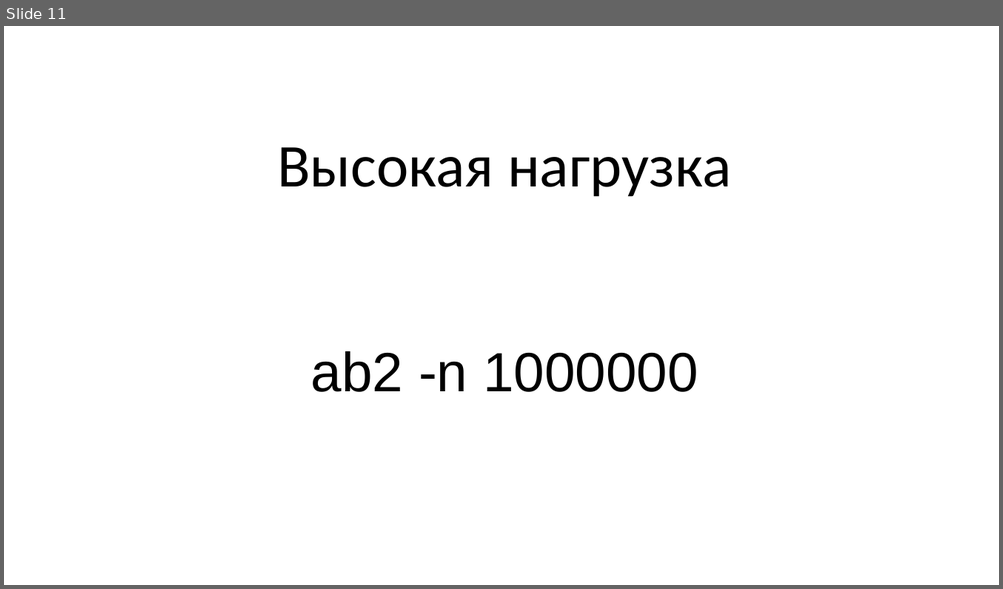
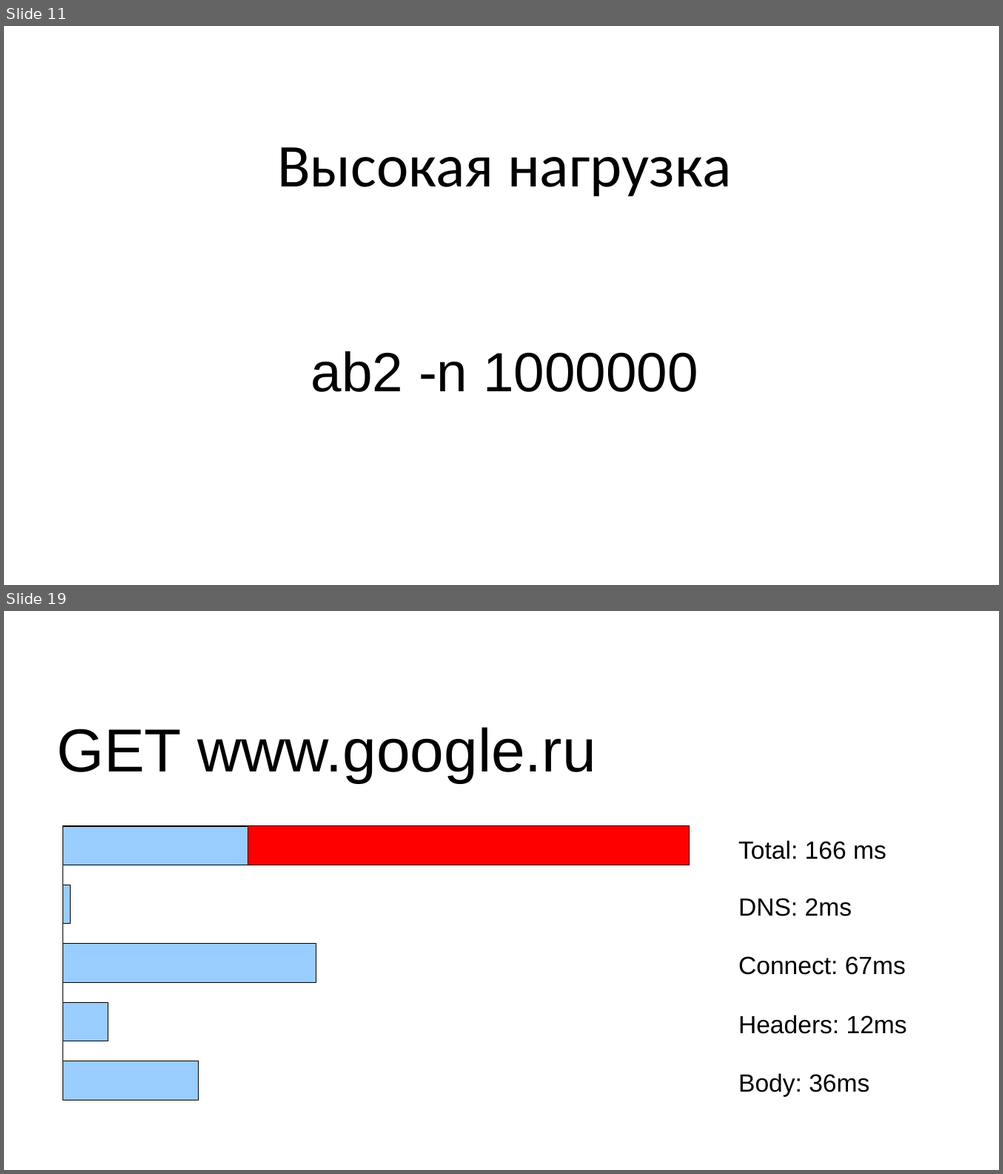
Before and after one commit to Mons/perl-ex, a slide deck: drafts/AE-Highload.odp. Shown one above the other, each under a label of ours: slide 11 before the commit, slides 11 and 19 after it; the slides between them are not shown. The pictures are 1003x589 and 1003x1174 pixels, drawn with LibreOffice and Linux fonts; fonts in the diff are those of the drawing; background and template pictures are left out. Boxes give left, top, right and bottom in pixels: in the first picture for what was removed or moved away, otherwise in the second. Text is boxed around its words. In the diff, an @@ line names an element or a change of style, - is before the commit and + after.

```diff
--- a/drafts/AE-Highload.odp
+++ b/drafts/AE-Highload.odp
@@ slide 19 added at [4, 611, 999, 1170], background #FFFFFF @@
@@ title added at [57, 727, 595, 783], 44 pt, text #000000 @@
+GET www.google.ru
@@ line added from (62, 827) to (62, 1100), #000000 0 pt @@
@@ rectangle added at [62, 827, 689, 866], fill #FF0000, outline #000000 0 pt @@
@@ rectangle added at [62, 827, 247, 866], fill #99CCFF, outline #000000 0 pt @@
@@ text added at [738, 840, 886, 860], 18 pt, text #000000 @@
+Total: 166 ms
@@ rectangle added at [62, 886, 71, 924], fill #99CCFF, outline #000000 0 pt @@
@@ text added at [738, 898, 851, 917], 18 pt, text #000000 @@
+DNS: 2ms
@@ rectangle added at [62, 944, 316, 983], fill #99CCFF, outline #000000 0 pt @@
@@ text added at [738, 957, 905, 975], 18 pt, text #000000 @@
+Connect: 67ms
@@ rectangle added at [62, 1003, 108, 1042], fill #99CCFF, outline #000000 0 pt @@
@@ text added at [738, 1015, 907, 1034], 18 pt, text #000000 @@
+Headers: 12ms
@@ rectangle added at [62, 1062, 199, 1100], fill #99CCFF, outline #000000 0 pt @@
@@ text added at [738, 1073, 869, 1096], 18 pt, text #000000 @@
+Body: 36ms
```
Also in this commit, not shown: 2 slides changed, 23 other slides added, 1 slide removed, 1 other file.
